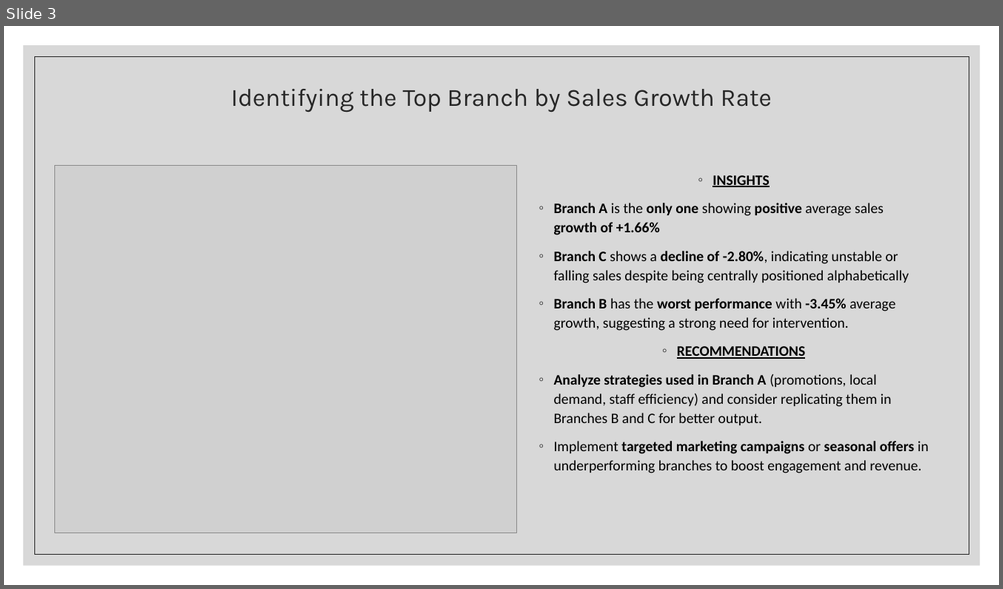
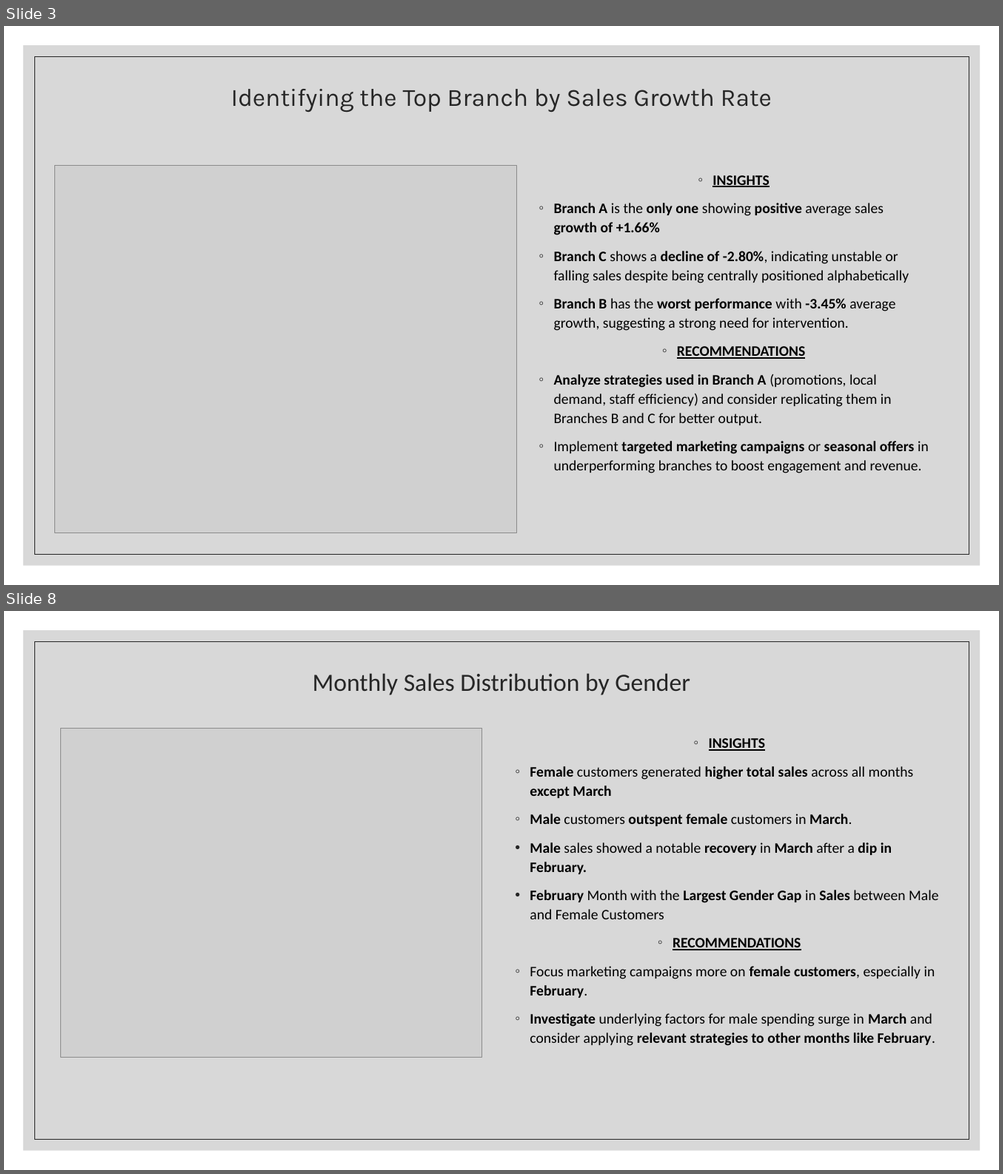
Before and after one commit to ajaythakur958/Walmart-Sales-analysis, a slide deck: Walmart analysis.pptx. Shown one above the other, each under a label of ours: slide 3 before the commit, slides 3 and 8 after it; the slides between them are not shown. The pictures are 1003x589 and 1003x1174 pixels, drawn with LibreOffice and Linux fonts; fonts in the diff are those of the drawing; grey boxes stand for pictures. Boxes give left, top, right and bottom in pixels: in the first picture for what was removed or moved away, otherwise in the second. Text is boxed around its words. In the diff, an @@ line names an element or a change of style, - is before the commit and + after.

```diff
--- a/Walmart analysis.pptx
+++ b/Walmart analysis.pptx
@@ slide 8 added at <box>4,611,999,1170</box>, background #FFFFFF; not listed: 2 template elements that a slide beside it also shows @@
@@ title added at <box>313,673,690,695</box>, 24 pt, text #262626 @@
+Monthly Sales Distribution by Gender
@@ picture added at <box>60,729,481,1058</box> @@
@@ text added at <box>529,738,938,1046</box>, 14 pt, text #000000 @@
+◦ INSIGHTS
+◦ Female customers generated higher total sales across all months except March
+◦ Male customers outspent female customers in March.
+• Male sales showed a notable recovery in March after a dip in February.
+• February Month with the Largest Gender Gap in Sales between Male and Female Customers
+◦ RECOMMENDATIONS
+◦ Focus marketing campaigns more on female customers, especially in February.
+◦ Investigate underlying factors for male spending surge in March and consider applying relevant strategies to other months like February.
```
Also in this commit, not shown: 2 slides changed, 4 other slides added, 1 slide removed, 2 other files.
